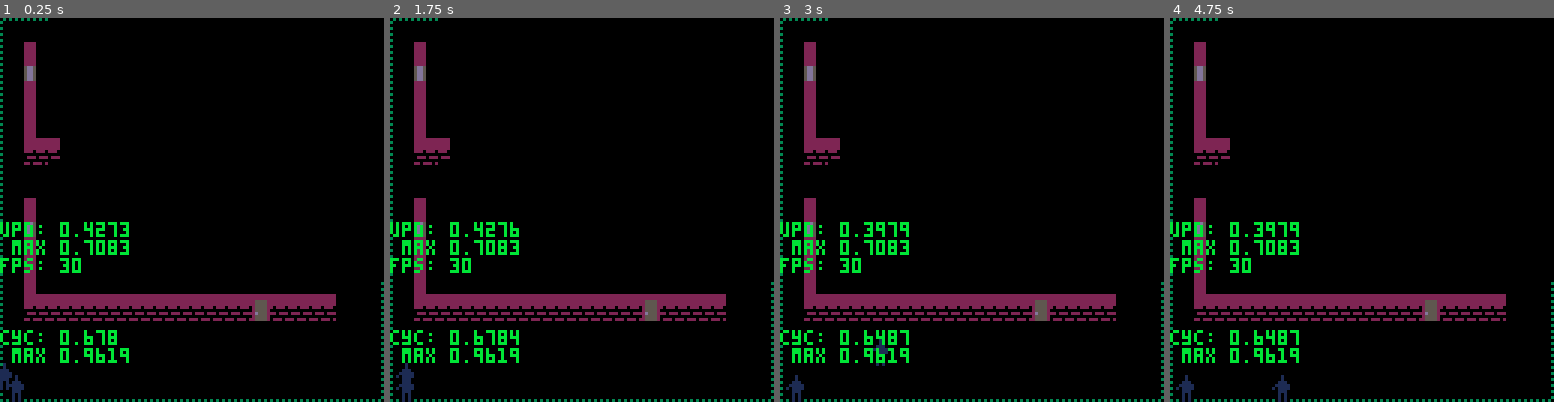
Above: before the commit, frames 1-4 (left to right).
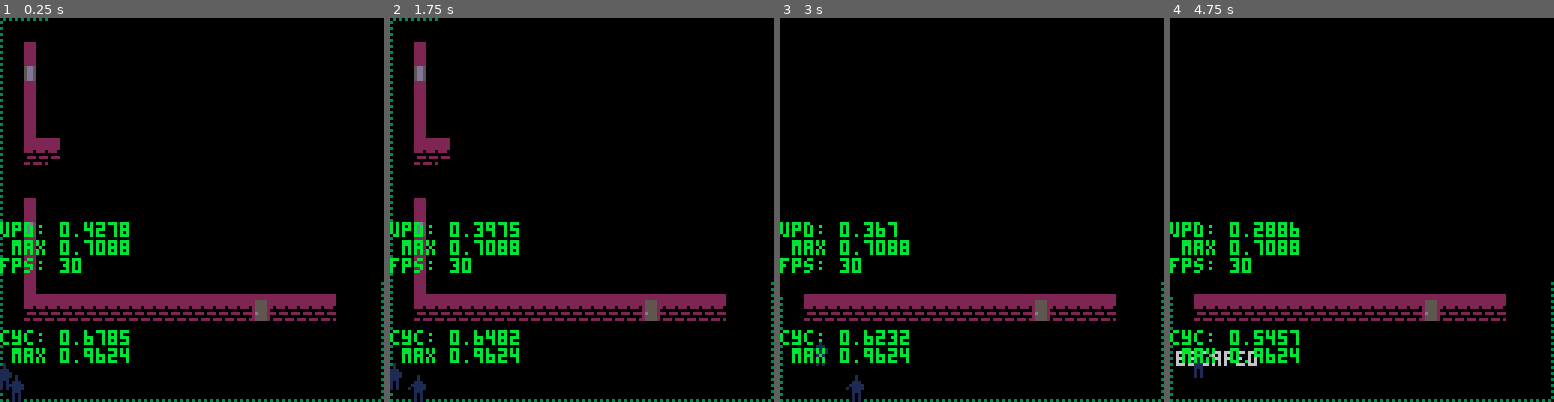
Above: after the commit, the same moments.

Repository: ironchestgames/pico-8-carts
Game: PICO-8 cartridge stealth.p8
Two runs of this game, one before a commit and one after it. Both use one fixed random seed, a clock stepped at 60 frames per second and the inputs below.
Inputs:
- Up to frame 1 (0.25 s): no input
- Up to frame 2 (1.75 s): tap X (X key) at 0.33, 1.07 s; tap O (Z key) at 0.7, 1.7 s; hold Right from 1.6 s (still down)
- Up to frame 3 (3 s): tap X (X key) at 1.85, 2.97 s; release Right at 2.1 s; tap O (Z key) at 2.1, 2.5, 2.9 s; hold Up 2.15-2.42 s; hold Right from 2.47 s (still down)
- Up to frame 4 (4.75 s): release Right at 3.03 s; hold Left 3.08-3.58 s; tap O (Z key) every 0.4 s from 3.3 to 4.5 s; hold Down 3.63-3.97 s; hold Right 4.02-4.68 s; tap X (X key) at 4.08 s; hold Up from 4.73 s (still down)

The runs differ from the first frame. In frame 1, 0.2% of the frame differs, in the area x 28-34%, y 53-90%; in frame 2, 0.7%; in frame 3, 2.8%; in frame 4, 3.0%, in the area x 0-34%, y 0-100%.

Commit message:
stealth - add switching between players

Diff:
--- a/stealth.p8
+++ b/stealth.p8
@@ -64,6 +64,10 @@
 - window broken glass
 
 - doorfromunder from outside - player is hard to see
+
+- message for when switching controls
+
+- names: johnny, jimmy, tommy, benny
 
 --]]
 
@@ -276,6 +280,7 @@
 for _i=1,#players do
  local _p=players[_i]
  _p.i=_i-1
+ _p.origi=_p.i
  _p.dir=1
  _p.state='standing'
  _p.workingstate='hacking'
@@ -1110,6 +1115,12 @@
  -- update players
  for _p in all(players) do
 
+  -- switch player control
+  if btnp(4) or btnp(5) then
+   _p.i=_p.i^^1
+  end
+
+  -- input
   if _p.state == 'working' then
    _p.workingstate='hacking'
    _p.action()
